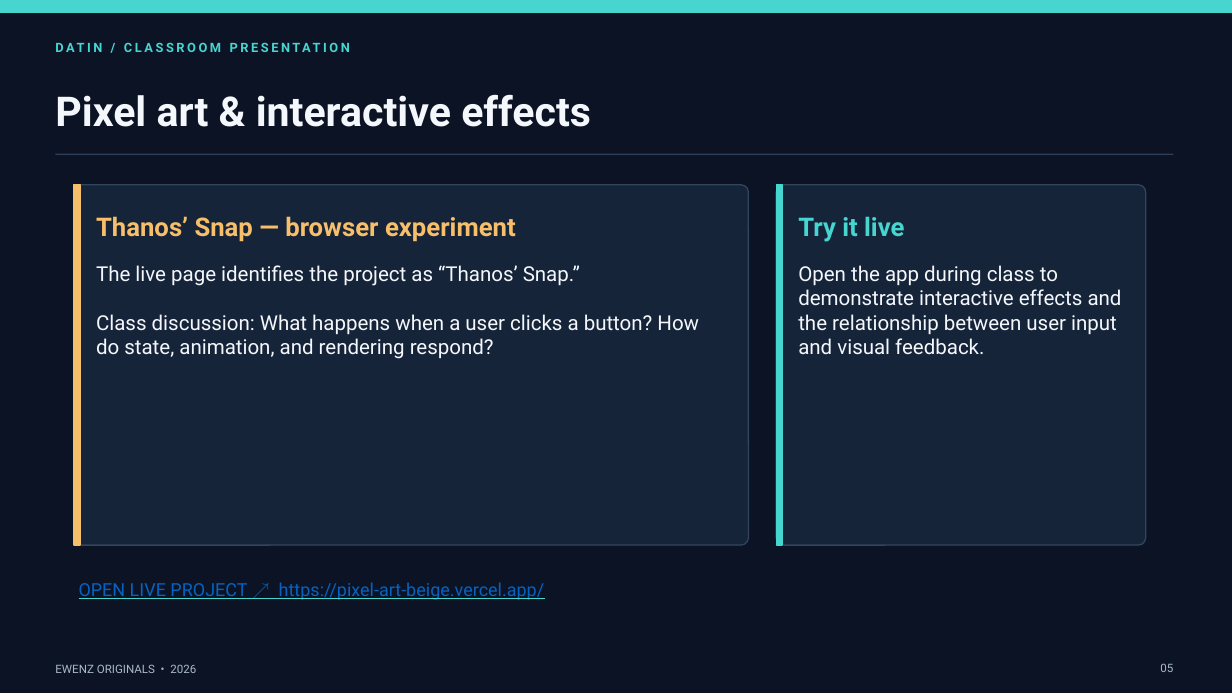
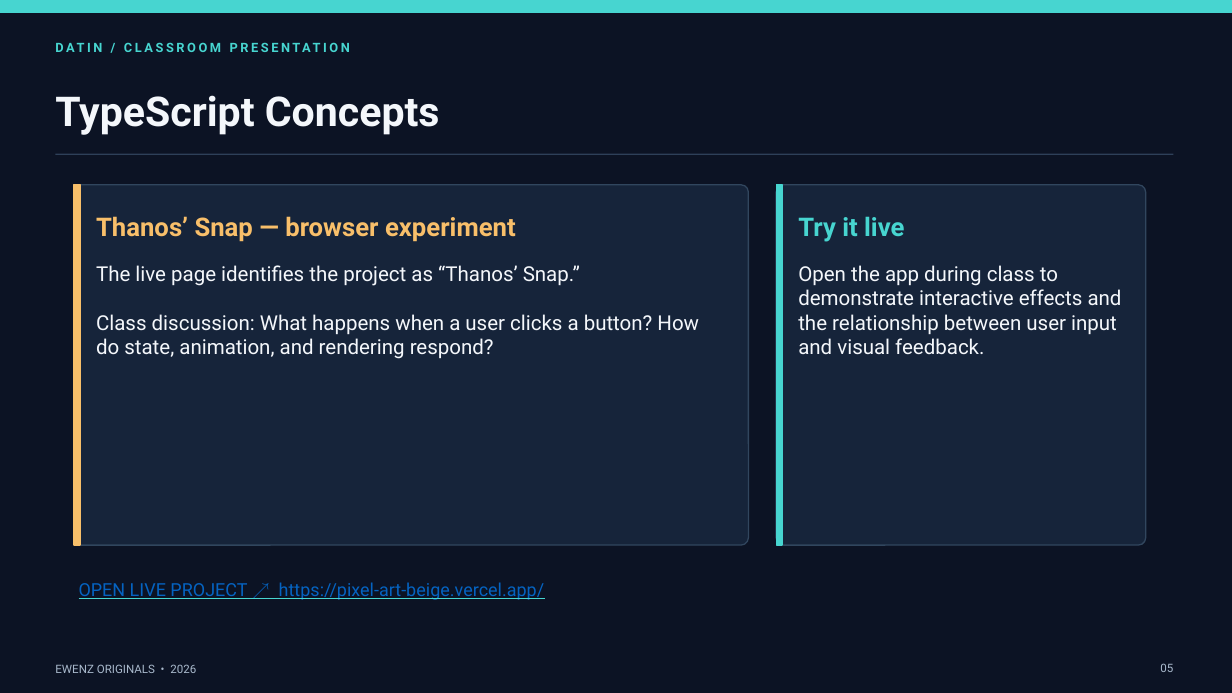
Before and after one commit to mrgbpjpy/datin-interactive-comic, a slide deck: slide 5 of public/DATIN_From_Coding_to_3D_Animation_Presentation.pptx. Drawn at 1232x693 pixels with LibreOffice and Linux fonts; fonts in the diff are those of the drawing. Boxes give left, top, right and bottom in pixels: in the first picture for what was removed or moved away, otherwise in the second. Text is boxed around its words. In the diff, an @@ line names an element or a change of style, - is before the commit and + after.

Commit message:
TypeScript update

```diff
--- a/public/DATIN_From_Coding_to_3D_Animation_Presentation.pptx
+++ b/public/DATIN_From_Coding_to_3D_Animation_Presentation.pptx
@@ text at (x1=55, y1=95, x2=440, y2=135): text changed @@
-Pixel art & interactive effects
+TypeScript Concepts
```
Also in this commit, not shown: 2 other slides changed, 2 slides added.
